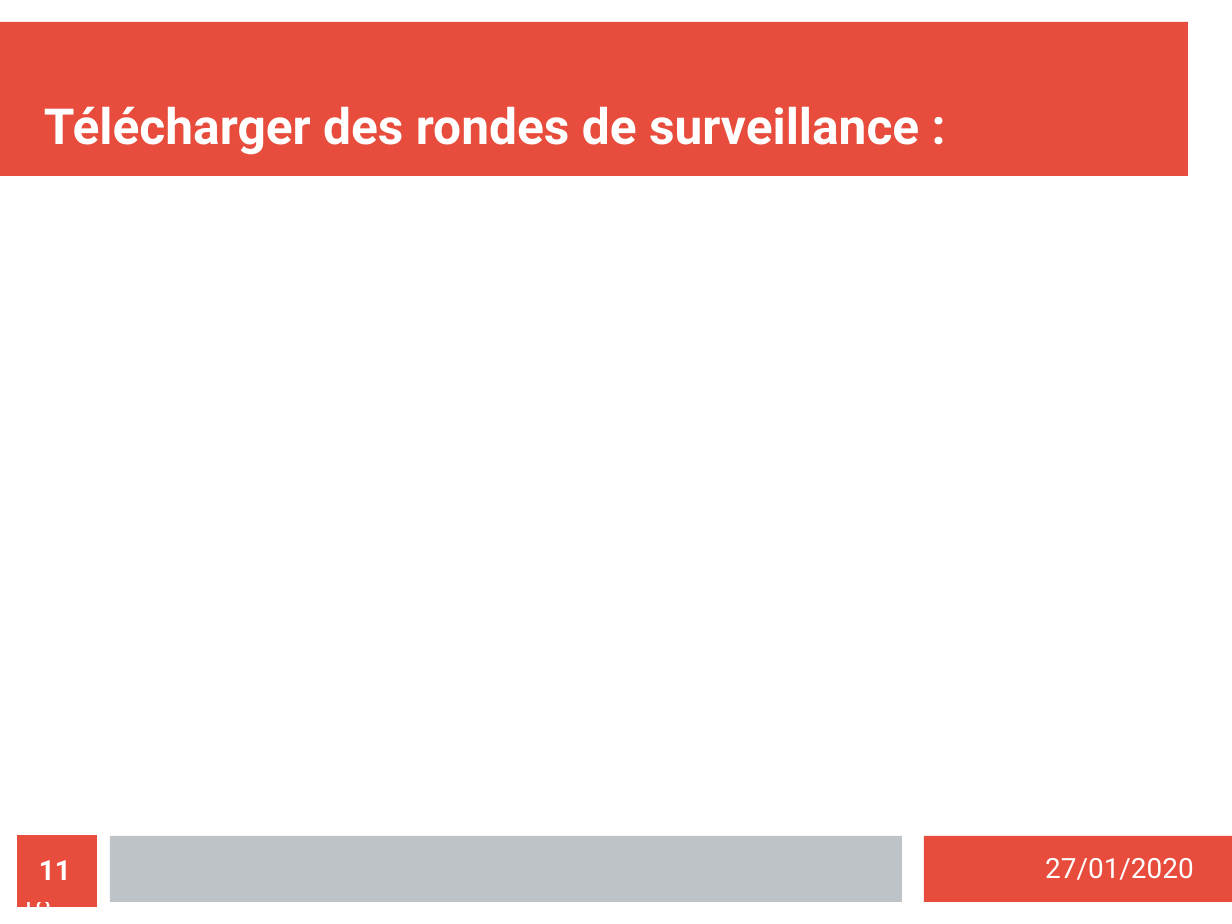
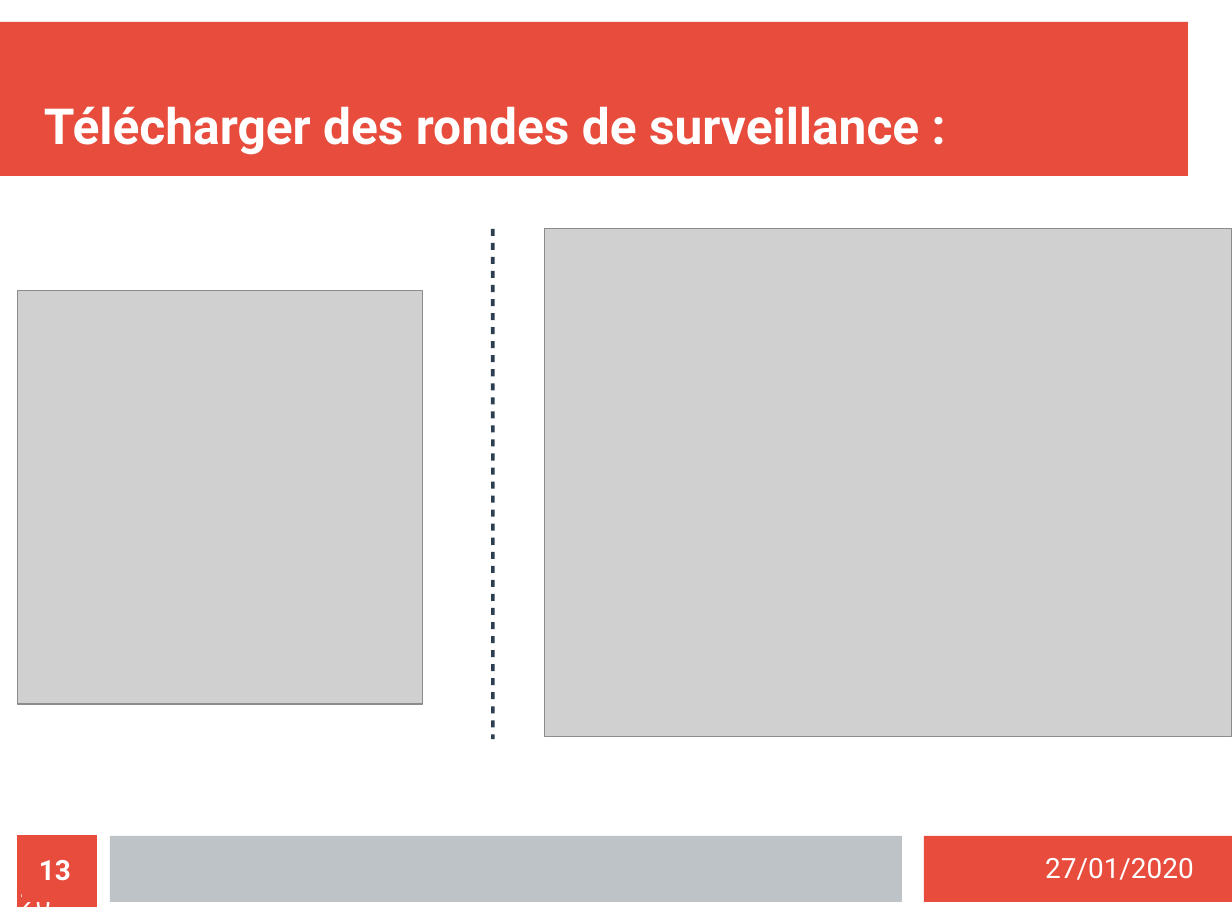
Before and after one commit to MezeretteBrice/Projet_Ronde, a slide deck: slide 13 of SOUTENANCE/Revue1/Revue1_HUREAU.odp (slide 11 before the commit). Drawn at 1232x924 pixels with LibreOffice and Linux fonts; fonts in the diff are those of the drawing; grey boxes stand for pictures. Boxes give left, top, right and bottom in pixels: in the first picture for what was removed or moved away, otherwise in the second. Text is boxed around its words. In the diff, an @@ line names an element or a change of style, - is before the commit and + after.

```diff
--- a/SOUTENANCE/Revue1/Revue1_HUREAU.odp
+++ b/SOUTENANCE/Revue1/Revue1_HUREAU.odp
@@ line added from (493, 229) to (493, 739), #2C3E50 2.3 pt @@
@@ picture added at [544,229,1232,737] @@
@@ picture added at [18,291,423,704] @@
@@ page number at [20,860,71,919]: text changed @@
-11 / 18
+13 / 20
@@ text at [46,860,89,881]: text changed @@
-/18
+/20
```
Also in this commit, not shown: 11 other slides changed, 2 slides added, 1 other file.
